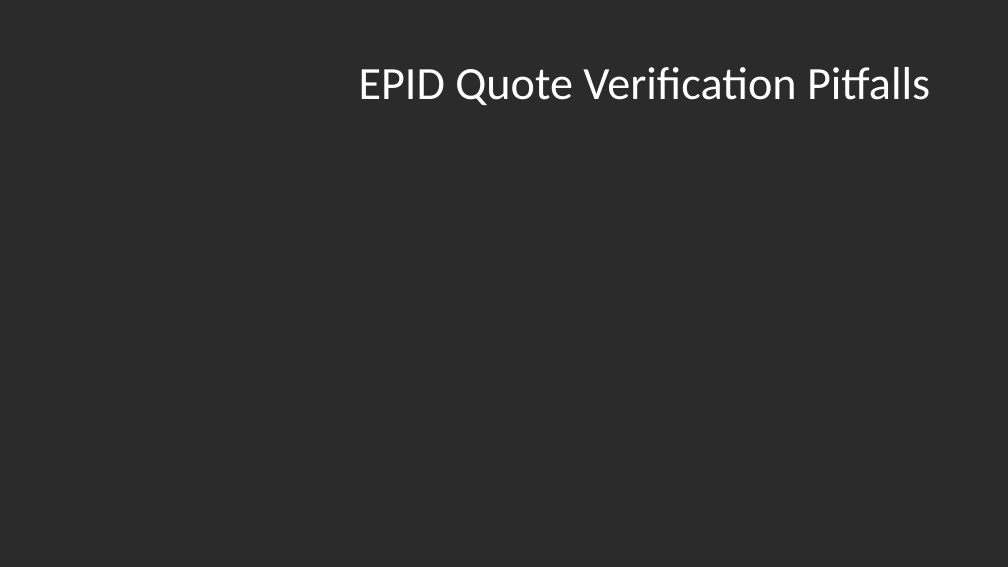
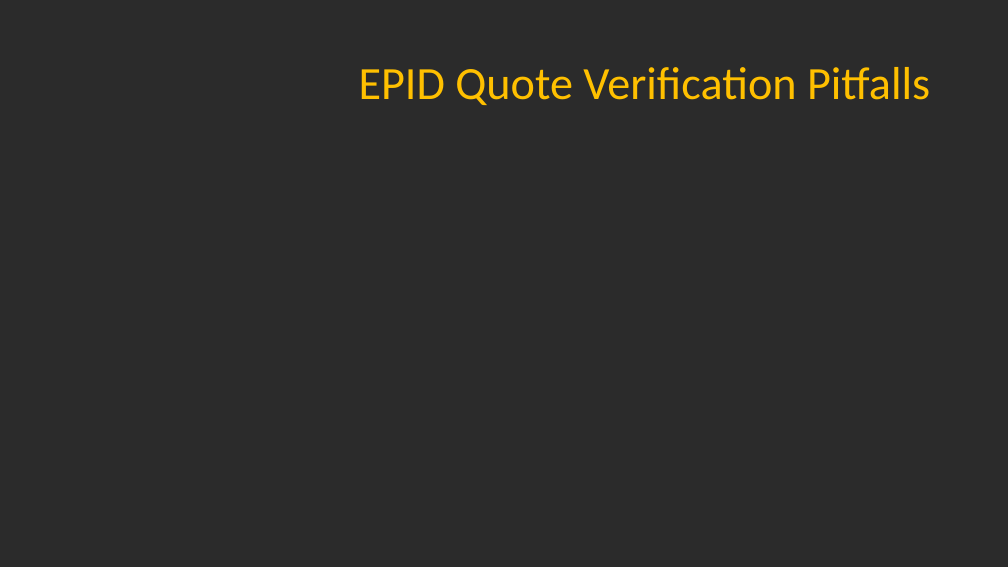
Before and after one commit to axelexic/sgx_remote_attestation_bh_17, a slide deck: slide 17 of presentation/us-17-Swami-SGX-Remote-Attestation-Is-Not-Sufficient.pptx (slide 18 before the commit). Drawn at 1008x567 pixels with LibreOffice and Linux fonts; fonts in the diff are those of the drawing; background and template pictures are left out; a plain dark background stands for a picture behind light text. Boxes give left, top, right and bottom in pixels: in the first picture for what was removed or moved away, otherwise in the second. Text is boxed around its words. In the diff, an @@ line names an element or a change of style, - is before the commit and + after.

```diff
--- a/presentation/us-17-Swami-SGX-Remote-Attestation-Is-Not-Sufficient.pptx
+++ b/presentation/us-17-Swami-SGX-Remote-Attestation-Is-Not-Sufficient.pptx
@@ title "EPID Quote Verification Pitfalls" at [359,67,930,105]: text colour #FFFFFF to #FFC000 @@
```
Also in this commit, not shown: 15 other slides changed, 1 slide added, 2 slides removed, 3 other files.
